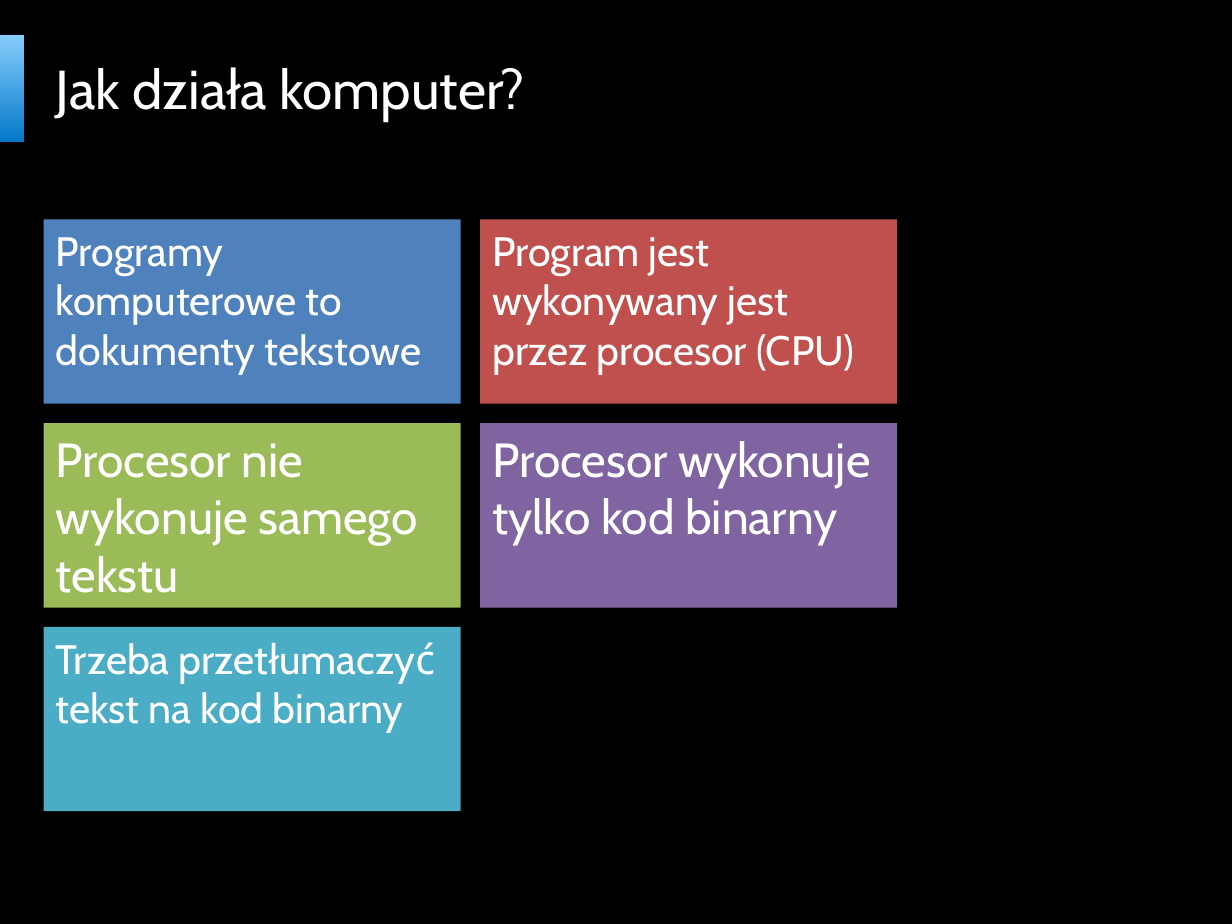
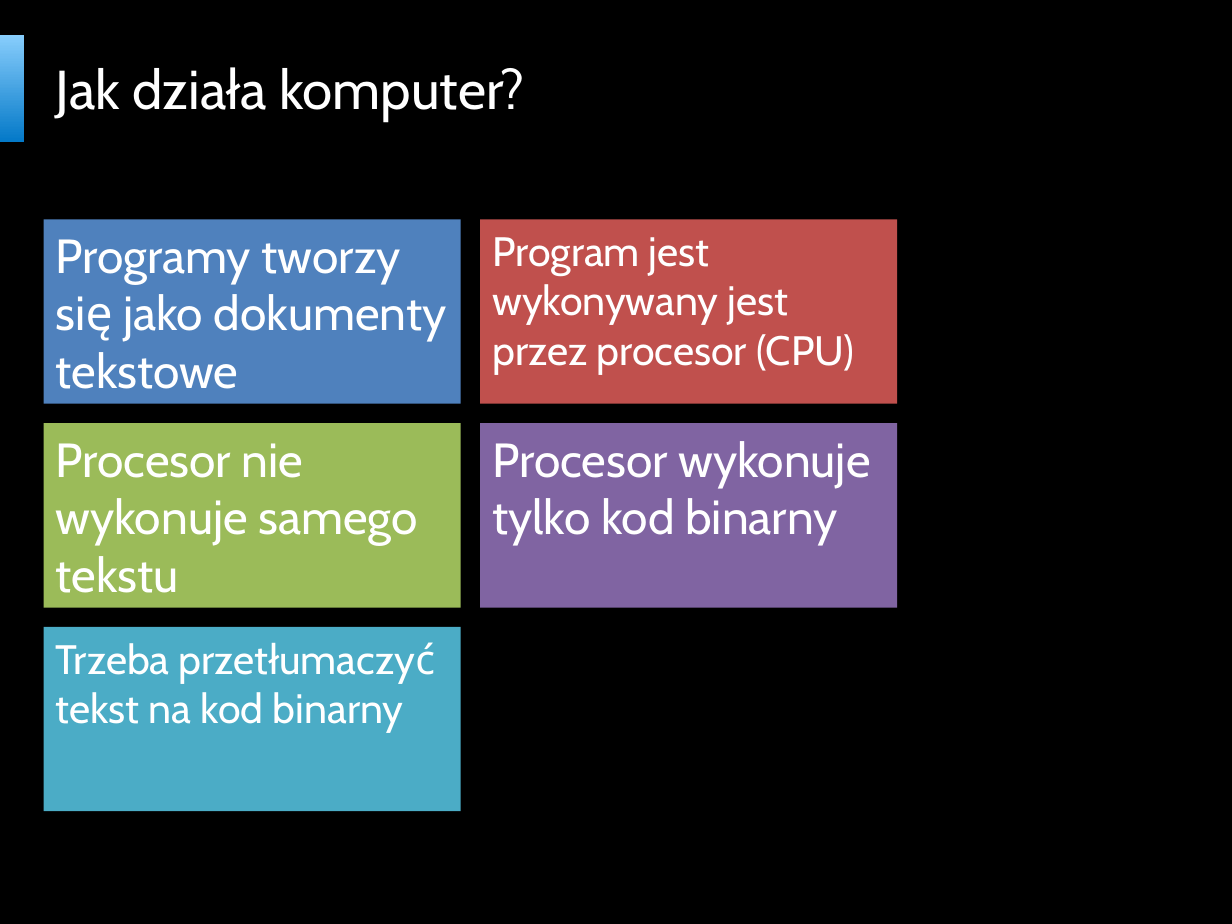
Before and after one commit to bartekwasielak/Presentation, a slide deck: slide 10 of Programming Made Easy - pl.pptx. Drawn at 1232x924 pixels with LibreOffice and Linux fonts; fonts in the diff are those of the drawing; background and template pictures are left out. Boxes give left, top, right and bottom in pixels: in the first picture for what was removed or moved away, otherwise in the second. Text is boxed around its words. In the diff, an @@ line names an element or a change of style, - is before the commit and + after.

Commit message:
Added ppsx

```diff
--- a/Programming Made Easy - pl.pptx
+++ b/Programming Made Easy - pl.pptx
@@ text at (x1=56, y1=239, x2=447, y2=389): text changed; size 24 to 28 pt @@
-Programy komputerowe to dokumenty tekstowe
+Programy tworzy się jako dokumenty tekstowe
```
Also in this commit, not shown: 1 other file.
